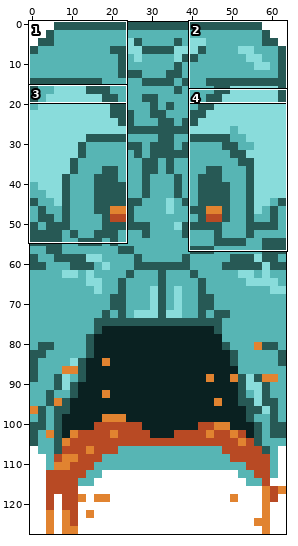
One commit to this sprite sheet: data/tiles/night/tree.png. Above, an overview of the earlier version with the close-up marked.
Close-up. As it was:
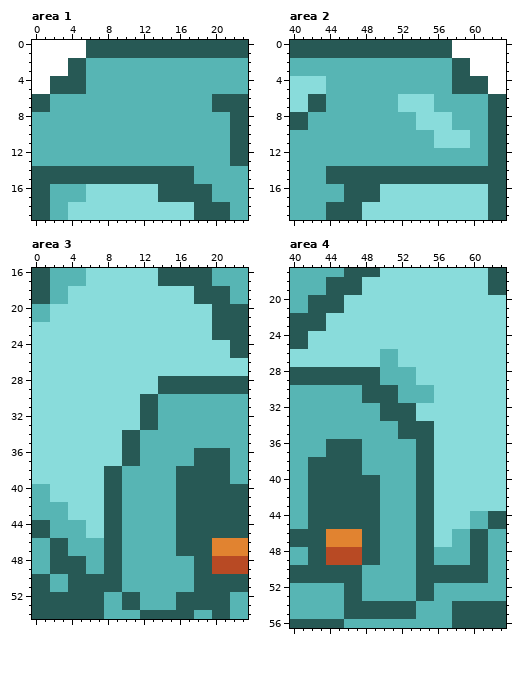
The file is 64x128 pixels. Shown: area 1: x 0..23, y 0..19; area 2: x 40..63, y 0..19; area 3: x 0..23, y 16..54; area 4: x 40..63, y 17..56. The commit also changed other parts of the picture, which this record leaves out.
Now the later version:
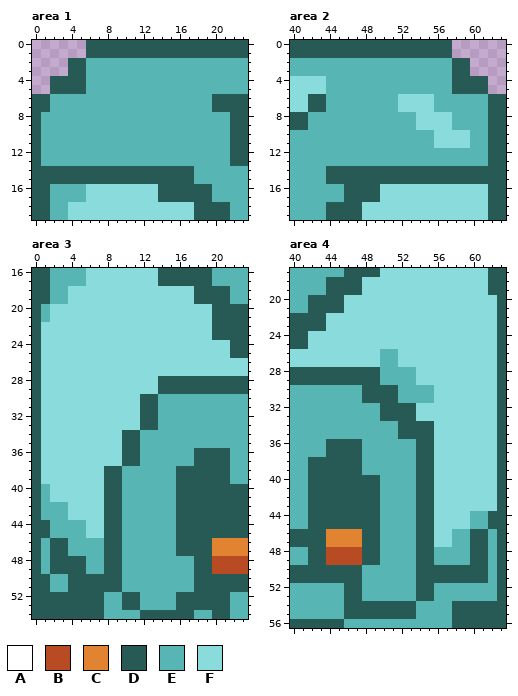
Palette (. is transparent): A #ffffff  B #b84a24  C #e18330  D #275955  E #57b5b4  F #89dcdb
What changed:
Area 1:
y 0..1: x 0..5 AAAAAA -> ......
y 2..3: x 0..3 AAAA -> ....
y 4..5: x 0..1 AA -> ..
y 8..13: x 0 E -> D
Area 2:
y 0..1: x 58..63 AAAAAA -> ......
y 2..3: x 60..63 AAAA -> ....
y 4..5: x 62..63 AA -> ..
Area 3:
y 20..21: x 0 E -> D
y 22..39: x 0 F -> D
y 40..43: x 0 E -> D
y 46..49: x 0 E -> D
Area 4:
y 20..43: x 63 F -> D
y 46..53: x 63 E -> D
